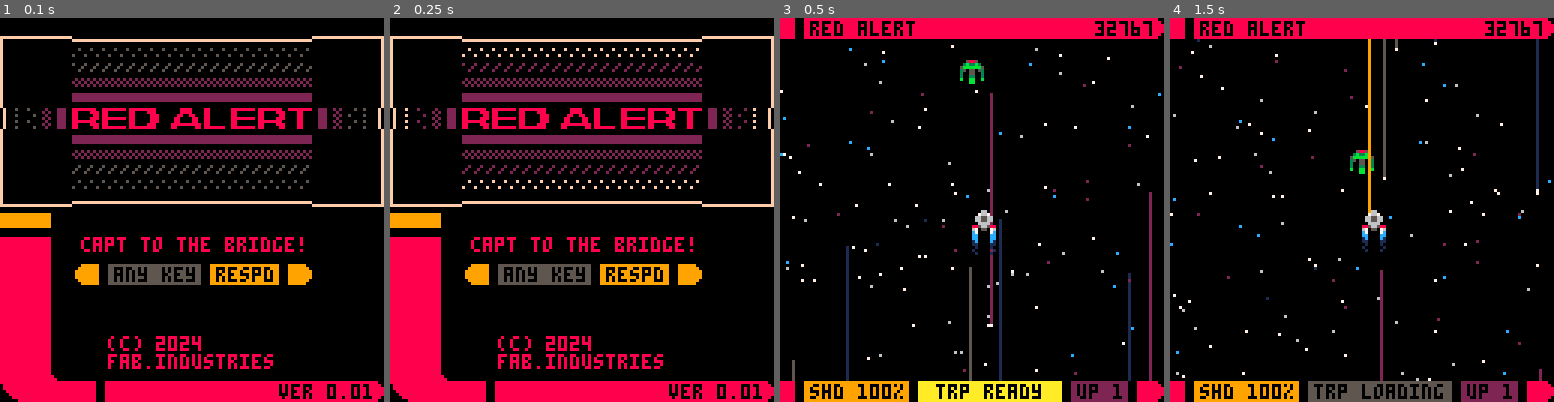
Above: before the commit, frames 1-4 (left to right).
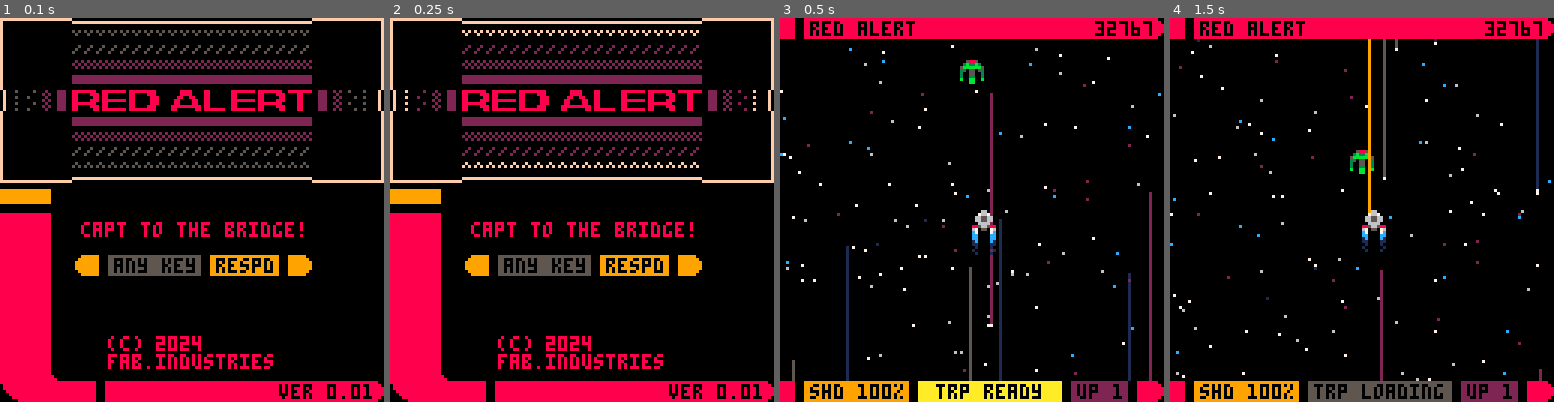
Above: after the commit, the same moments.

Repository: fab-industries/red-alert
Game: PICO-8 cartridge redalert.p8
Two runs of this game, one before a commit and one after it. Both use one fixed random seed, a clock stepped at 60 frames per second and the inputs below.
Inputs:
- Up to frame 1 (0.1 s): no input
- Up to frame 2 (0.25 s): no input
- Up to frame 3 (0.5 s): tap X (X key) at 0.33 s
- Up to frame 4 (1.5 s): tap O (Z key) at 0.7 s; tap X (X key) at 1.07 s

The runs differ from the first frame. In frame 1, 20% of the frame differs, in the area x 0-100%, y 0-70%; in frame 2, 20%; in frame 3, nothing differs; in frame 4, nothing differs.

Commit message:
Improved title screen layout

Diff:
--- a/redalert.p8
+++ b/redalert.p8
@@ -431,55 +431,55 @@
 	 end
 
 	 --top bars
-	 fillp(0x7bdf)
-	 rectfill(24,10,103,12,b1_col)
+	 fillp(0x5bff)
+	 rectfill(24,4,103,6,b1_col)
 	 fillp(0xedb7)
-	 rectfill(24,15,103,17,b2_col)
+	 rectfill(24,9,103,11,b2_col)
 	 fillp(0xa5a5)
-	 rectfill(24,20,103,22,b3_col)
+	 rectfill(24,14,103,16,b3_col)
 	 fillp()
-	 rectfill(24,25,103,27,b4_col)
+	 rectfill(24,19,103,21,b4_col)
 
 	 --bottom bars
-	 fillp(0x7bdf)
-	 rectfill(24,54,103,56,b1_col)
-	 fillp(0xedb7)
-	 rectfill(24,49,103,51,b2_col)
+	 fillp(0xb5ff)
+	 rectfill(24,48,103,50,b1_col)
+	 fillp(0xb7fd)
+	 rectfill(24,43,103,45,b2_col)
 	 fillp(0xa5a5)
-	 rectfill(24,44,103,46,b3_col)
+	 rectfill(24,38,103,40,b3_col)
 	 fillp()
-	 rectfill(24,39,103,41,b4_col)
+	 rectfill(24,33,103,35,b4_col)
 
 	 --left bars
 	 fillp(0xbfbf)
-	 rectfill(4,30,6,36,b1_col)
+	 rectfill(4,24,6,30,b1_col)
 	 fillp(0xefbf)
-	 rectfill(9,30,11,36,b2_col)
+	 rectfill(9,24,11,30,b2_col)
 	 fillp(0xa5a5)
-	 rectfill(14,30,16,36,b3_col)
+	 rectfill(14,24,16,30,b3_col)
 	 fillp()
-	 rectfill(19,30,21,36,b4_col)
+	 rectfill(19,24,21,30,b4_col)
 
 	 --right bars
 	 fillp(0xbfbf)
-	 rectfill(123,30,121,36,b1_col)
+	 rectfill(123,24,121,30,b1_col)
 	 fillp(0x7fdf)
-	 rectfill(118,30,116,36,b2_col)
+	 rectfill(118,24,116,30,b2_col)
 	 fillp(0xa5a5)
-	 rectfill(113,30,111,36,b3_col)
+	 rectfill(113,24,111,30,b3_col)
 	 fillp()
-	 rectfill(108,30,106,36,b4_col)
+	 rectfill(108,24,106,30,b4_col)
 
 	 --border
-	 rect(0,6,127,62,15)
-	 line(24,6,103,6,0)
-	 line(24,7,103,7,15)
-	 line(24,62,103,62,0)
-	 line(24,61,103,61,15)
-	 line(0,30,0,36,0)
-	 line(1,30,1,36,15)
-	 line(127,30,127,36,0)
-	 line(126,30,126,36,15)
+	 rect(0,0,127,54,15)
+	 line(24,0,103,0,0)
+	 line(24,1,103,1,15)
+	 line(24,54,103,54,0)
+	 line(24,53,103,53,15)
+	 line(0,24,0,30,0)
+	 line(1,24,1,30,15)
+	 line(127,24,127,30,0)
+	 line(126,24,126,30,15)
 
 	 if imp==5 then
 	  pal(8,15)
@@ -491,20 +491,20 @@
 	  pal(8,7)
 	 end
 
-	 spr(192,24,30,10,1)
+	 spr(192,24,24,10,1)
 	 pal()
 	 local tcol={5,8}
-	 rectfill(36,82,66,88,tcol[t\15%2+1])
-	 rectfill(30,82,32,88,9)
-	 circfill(28,85,3,9)
-	 print("any key",38,83,0)
-	 rectfill(70,82,92,88,9)
-	 rectfill(96,82,101,88,9)
-	 circfill(100,85,3,9)
-	 print("respd",72,83,0)
-	 print("capt to the bridge!",27,73,8)
-	 rectfill(0,65,20,69,9)
-	 rectfill(0,73,20,120,8)
+	 rectfill(36,79,66,85,tcol[t\15%2+1])
+	 rectfill(30,79,32,85,9)
+	 circfill(28,82,3,9)
+	 print("any key",38,80,0)
+	 rectfill(70,79,92,85,9)
+	 rectfill(96,79,101,85,9)
+	 circfill(100,82,3,9)
+	 print("respd",72,80,0)
+	 print("capt to the bridge!",27,68,8)
+	 rectfill(0,57,16,61,9)
+	 rectfill(0,65,20,120,8)
 	 rectfill(17,65,20,116,0)
 	 rectfill(6,121,122,127,8)
 	 circfill(124,124,3,8)
